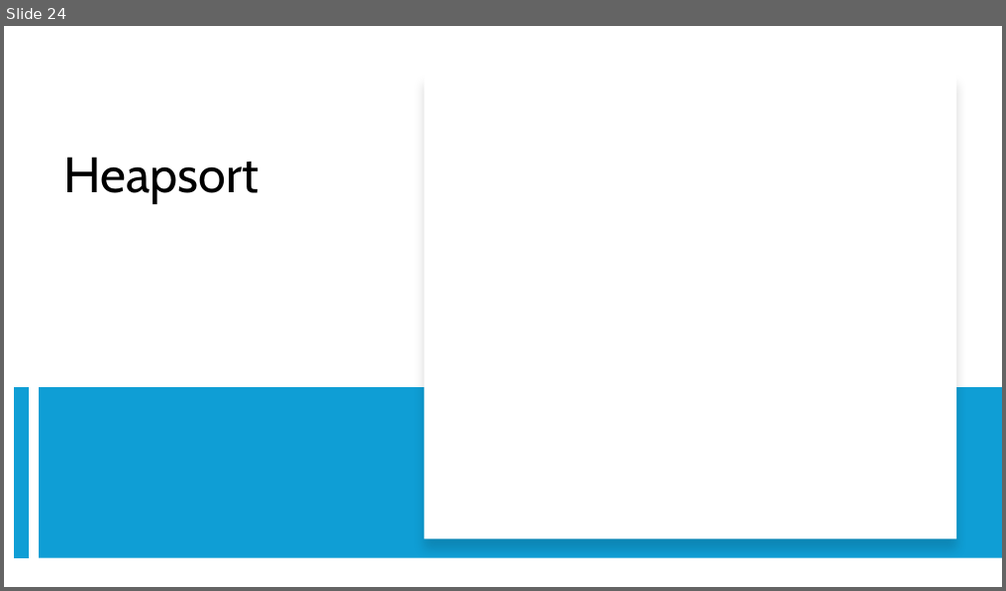
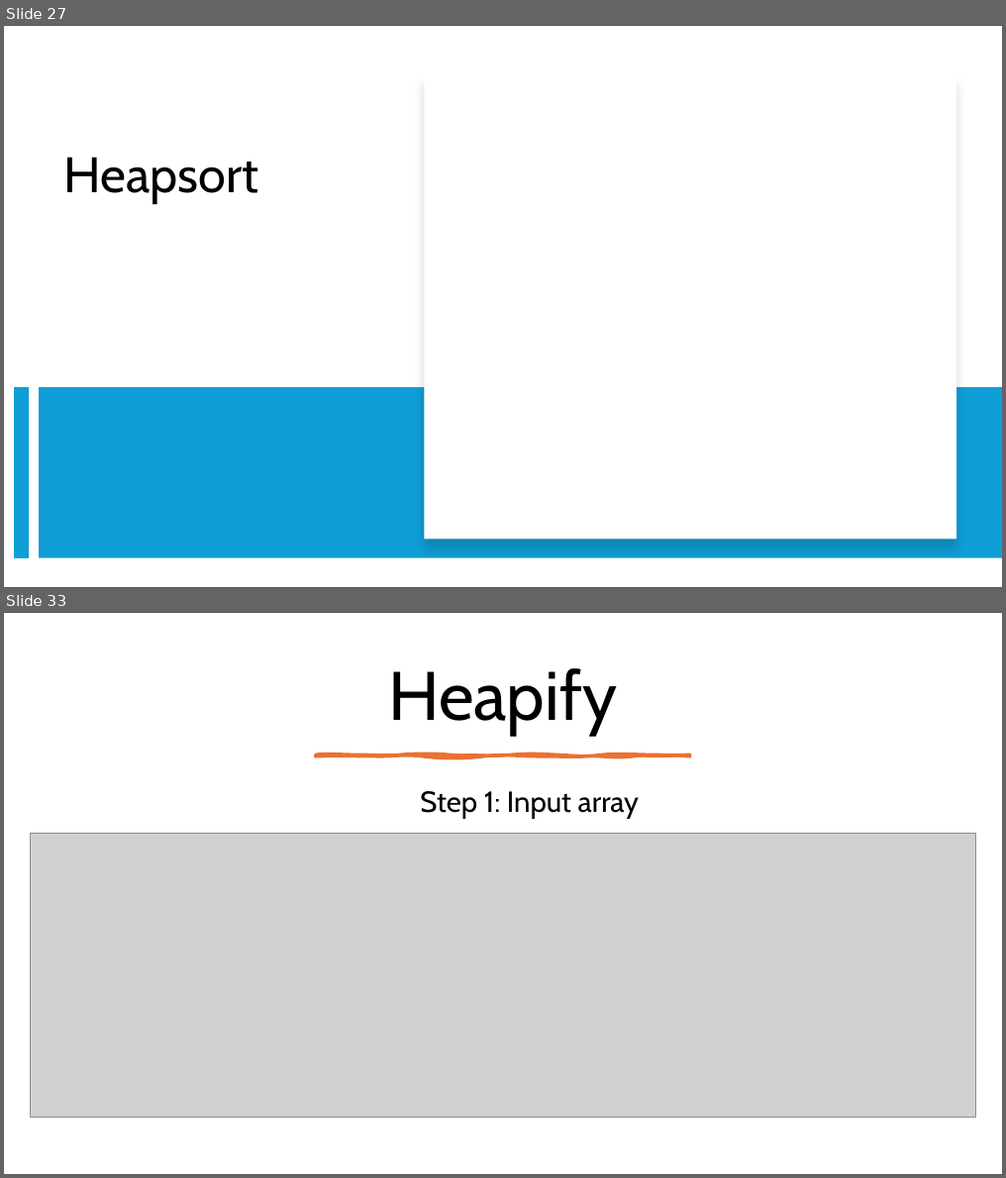
Before and after one commit to RobertNagy299/dsa-i-teaching, a slide deck: MyOwnPresentations/Sorting_Algorithms_V.pptx. Shown one above the other, each under a label of ours: slide 24 before the commit, slides 27 and 33 after it; the slides between them are not shown. The pictures are 1006x591 and 1006x1178 pixels, drawn with LibreOffice and Linux fonts; fonts in the diff are those of the drawing; grey boxes stand for pictures. Boxes give left, top, right and bottom in pixels: in the first picture for what was removed or moved away, otherwise in the second. Text is boxed around its words. In the diff, an @@ line names an element or a change of style, - is before the commit and + after.

```diff
--- a/MyOwnPresentations/Sorting_Algorithms_V.pptx
+++ b/MyOwnPresentations/Sorting_Algorithms_V.pptx
@@ slide 33 added at [4, 613, 1002, 1174], background #FFFFFF @@
@@ title added at [388, 668, 617, 736], 66 pt, text #000000 @@
+Heapify
@@ freeform shape added at [316, 756, 690, 757], fill #E97132, outline #E97132 3.25 pt @@
@@ text added at [420, 791, 639, 819], 28 pt, text #000000 @@
+Step 1: Input array
@@ picture added at [30, 833, 976, 1117] @@
@@ what was slide 24 is now slide 27 @@
```
Also in this commit, not shown: 3 slides changed, 43 other slides added, 1 slide removed.
